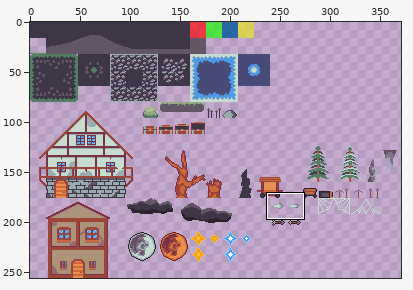
Edited in one commit: sprite sheet (Assets/Maps/tileset.png). The picture above shows the old version from afar; the outline marks the close-up.
Close-up. Before:
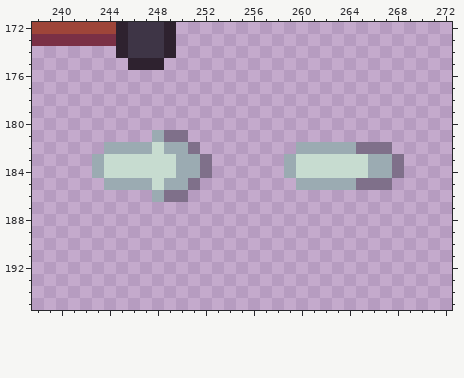
The file is 448x256 pixels. Pixels under 10% opacity are left out. Shown: x 238..272, y 172..195. The wide view leaves out empty margins.
New version:
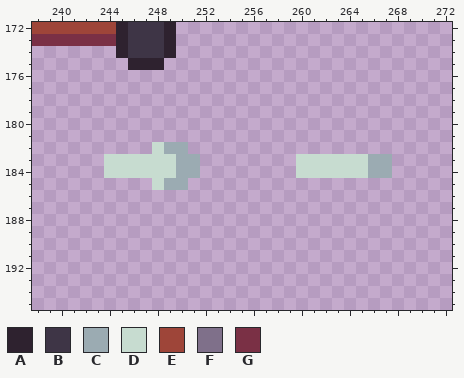
Palette (. is transparent): A #2e222f  B #3e3546  C #9babb2  D #c7dcd0  E #9e4539  F #7f708a  G #7a3045
Difference:
@@ x 238..272 @@
 180 ...................................
-181 ..........CFF......................
-182 ......CCCCDCCF........CCCCCFFF.....
-183 .....CDDDDDDCCF......CDDDDDDCCF....
-184 .....CDDDDDDCCF......CDDDDDDCCF....
-185 ......CCCCDCCF........CCCCCFFF.....
-186 ..........CFF......................
+181 ...................................
+182 ..........DCC......................
+183 ......DDDDDDCC........DDDDDDCC.....
+184 ......DDDDDDCC........DDDDDDCC.....
+185 ..........DCC......................
+186 ...................................
 187 ...................................
Changed places in both close-ups, as pixel boxes (x1, y1, x2, y2):
erased: (92, 130, 212, 202)
erased: (284, 142, 404, 190)
